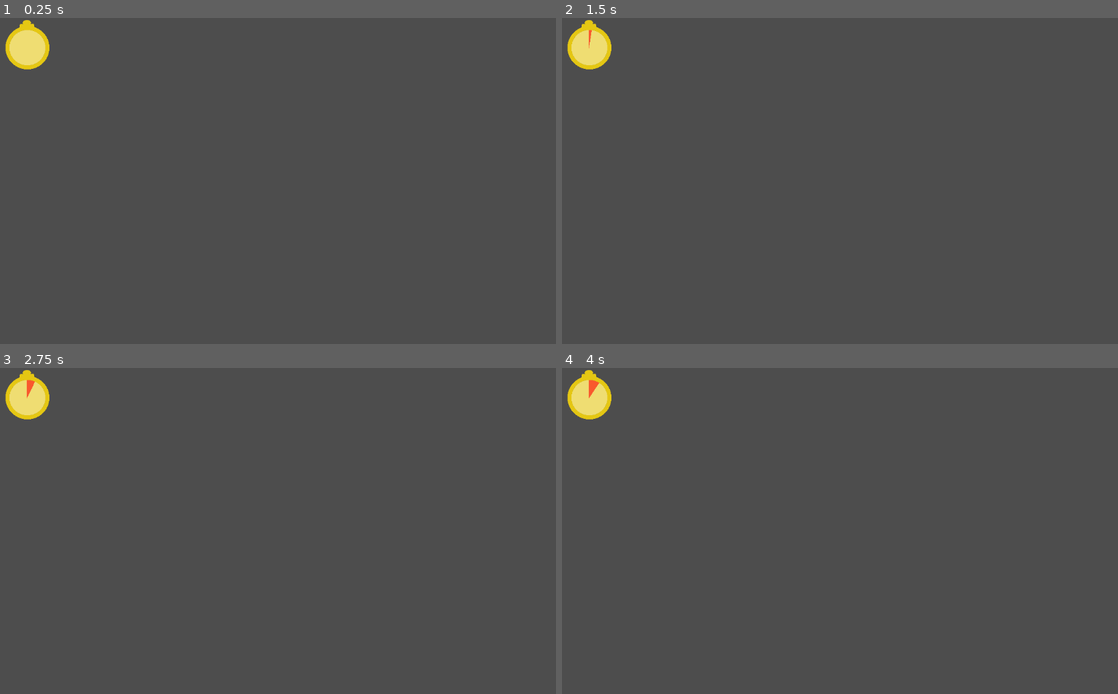
Above: before the commit, frames 1-4 (two rows, left to right).
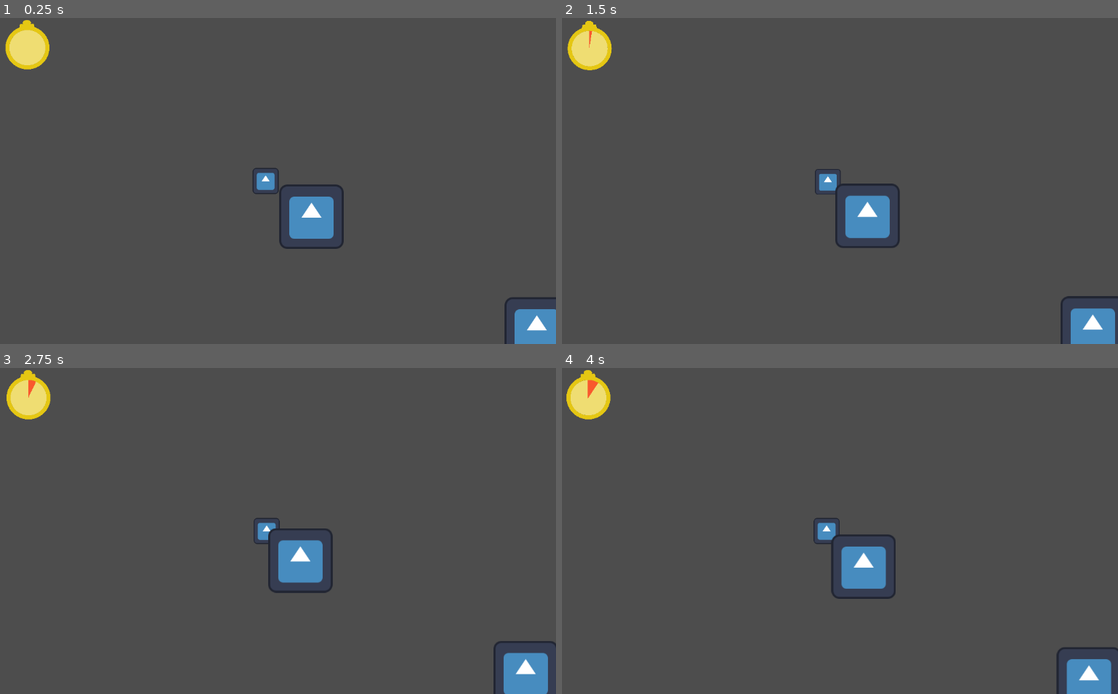
Above: after the commit, the same moments.

Repository: Rubiniuz/Jammer
Game: Godot game, scene res://levels/main.tscn
Same seed, same stepped clock (60 frames per second), same inputs: the game is played once before the commit and once after it. The project has no main scene, so this scene is started directly. The engine's default icon, where the game draws it, is replaced by a stand-in: a white triangle on a blue panel in a dark square.
Inputs:
- Up to frame 1 (0.25 s): no input
- Up to frame 2 (1.5 s): tap Enter (pickup, bound only after the commit) at 0.5, 1.35 s; hold Right (right, bound only after the commit) 0.53-1.28 s; hold Enter (pickup, bound only after the commit) 0.53-1.28 s; hold Down (down, bound only after the commit) from 1.28 s (still down)
- Up to frame 3 (2.75 s): release Down (down, bound only after the commit) at 2.03 s; hold Right (right, bound only after the commit) from 2.03 s (still down); hold Enter (pickup, bound only after the commit) from 2.03 s (still down)
- Up to frame 4 (4 s): release Right (right, bound only after the commit) at 2.78 s; release Enter (pickup, bound only after the commit) at 2.78 s; hold Up (up, bound only after the commit) 2.78-3.53 s; tap Enter (pickup, bound only after the commit) at 2.85 s; hold Left (left, bound only after the commit) from 3.53 s (still down); hold Enter (pickup, bound only after the commit) from 3.53 s (still down)

The runs differ from the first frame. In frame 1, 2.4% of the frame differs, in the area x 45-100%, y 46-100%; in frame 2, 2.7%; in frame 3, 2.9%, in the area x 0-100%, y 0-100%; in frame 4, 2.7%.

Commit message:
start scene

Diff:
--- /dev/null
+++ b/Characters/player.tscn
@@ -0,0 +1,35 @@
+[gd_scene load_steps=6 format=3 uid="uid://b31hpak8ve76w"]
+
+[ext_resource type="Script" path="res://Characters/player_movement.gd" id="1_371u7"]
+[ext_resource type="PackedScene" uid="uid://gtlpeqsa7tmm" path="res://scenes/bag_of_holding.tscn" id="2_t2u4w"]
+[ext_resource type="Texture2D" uid="uid://c3ayax6ju3v7q" path="res://icon.svg" id="3_2mm5m"]
+[ext_resource type="PackedScene" uid="uid://bdud3tr2noc70" path="res://scenes/timer_interface.tscn" id="4_4fuy8"]
+
+[sub_resource type="CircleShape2D" id="CircleShape2D_vx633"]
+radius = 25.1794
+
+[node name="Player" type="CharacterBody2D"]
+collision_layer = 0
+collision_mask = 0
+script = ExtResource("1_371u7")
+move_speed = 1000.0
+
+[node name="CollisionShape2D" type="CollisionShape2D" parent="."]
+shape = SubResource("CircleShape2D_vx633")
+
+[node name="BagOfHolding" parent="." instance=ExtResource("2_t2u4w")]
+unique_name_in_owner = true
+pickupRadius = 60.0
+
+[node name="Camera2D" type="Camera2D" parent="."]
+position_smoothing_enabled = true
+position_smoothing_speed = 7.0
+
+[node name="Sprite2D" type="Sprite2D" parent="."]
+scale = Vector2(0.4, 0.4)
+texture = ExtResource("3_2mm5m")
+
+[node name="AudioListener2D" type="AudioListener2D" parent="."]
+
+[node name="TimerInterface" parent="." instance=ExtResource("4_4fuy8")]
+unique_name_in_owner = true
--- a/Characters/player_movement.gd
+++ b/Characters/player_movement.gd
@@ -1,8 +1,14 @@
 extends CharacterBody2D
 
+# components
+@onready var bag_of_holding = %BagOfHolding
+
+# nodes
+
+# variables
 @export var move_speed : float = 100
 
-func _physics_process(_delta):
+func _physics_process(delta):
 	#get input direction
 	var input_direction = Vector2(
 		Input.get_action_strength("right") - Input.get_action_strength("left"),
@@ -10,7 +16,7 @@
 	)
 
 	#update velocity
-	velocity = input_direction * move_speed
+	velocity = input_direction * move_speed * delta
 
 	#move and slide function uses velocity of character body to move character on map
 	move_and_slide()
--- a/levels/main.tscn
+++ b/levels/main.tscn
@@ -1,3 +1,29 @@
-[gd_scene format=3 uid="uid://chux0e58wklf1"]
+[gd_scene load_steps=2 format=3 uid="uid://chux0e58wklf1"]
 
-[node name="Node2D" type="Node2D"]
+[ext_resource type="Texture2D" uid="uid://c3ayax6ju3v7q" path="res://icon.svg" id="2_ha8sg"]
+
+[node name="Main" type="Node2D"]
+
+[node name="Icon" type="Sprite2D" parent="."]
+position = Vector2(538, 295)
+texture = ExtResource("2_ha8sg")
+
+[node name="Icon" type="Sprite2D" parent="Icon"]
+position = Vector2(-447, -224)
+texture = ExtResource("2_ha8sg")
+
+[node name="Icon" type="Sprite2D" parent="Icon/Icon"]
+position = Vector2(971, 461)
+texture = ExtResource("2_ha8sg")
+
+[node name="Icon" type="Sprite2D" parent="Icon/Icon/Icon"]
+position = Vector2(-880, -16)
+texture = ExtResource("2_ha8sg")
+
+[node name="Icon2" type="Sprite2D" parent="Icon/Icon/Icon"]
+position = Vector2(-213, -419)
+texture = ExtResource("2_ha8sg")
+
+[node name="Icon" type="Sprite2D" parent="Icon/Icon/Icon/Icon2"]
+position = Vector2(14, 469)
+texture = ExtResource("2_ha8sg")
--- a/project.godot
+++ b/project.godot
@@ -18,6 +18,35 @@
 
 GameManager="*res://scenes/game_manager.tscn"
 
-[autoload]
+[input]
 
-GameManager="*res://scenes/game_manager.tscn"
+up={
+"deadzone": 0.5,
+"events": [Object(InputEventKey,"resource_local_to_scene":false,"resource_name":"","device":-1,"window_id":0,"alt_pressed":false,"shift_pressed":false,"ctrl_pressed":false,"meta_pressed":false,"pressed":false,"keycode":0,"physical_keycode":4194320,"key_label":0,"unicode":0,"echo":false,"script":null)
+, Object(InputEventKey,"resource_local_to_scene":false,"resource_name":"","device":-1,"window_id":0,"alt_pressed":false,"shift_pressed":false,"ctrl_pressed":false,"meta_pressed":false,"pressed":false,"keycode":0,"physical_keycode":87,"key_label":0,"unicode":119,"echo":false,"script":null)
+]
+}
+down={
+"deadzone": 0.5,
+"events": [Object(InputEventKey,"resource_local_to_scene":false,"resource_name":"","device":-1,"window_id":0,"alt_pressed":false,"shift_pressed":false,"ctrl_pressed":false,"meta_pressed":false,"pressed":false,"keycode":0,"physical_keycode":4194322,"key_label":0,"unicode":0,"echo":false,"script":null)
+, Object(InputEventKey,"resource_local_to_scene":false,"resource_name":"","device":-1,"window_id":0,"alt_pressed":false,"shift_pressed":false,"ctrl_pressed":false,"meta_pressed":false,"pressed":false,"keycode":0,"physical_keycode":83,"key_label":0,"unicode":115,"echo":false,"script":null)
+]
+}
+left={
+"deadzone": 0.5,
+"events": [Object(InputEventKey,"resource_local_to_scene":false,"resource_name":"","device":-1,"window_id":0,"alt_pressed":false,"shift_pressed":false,"ctrl_pressed":false,"meta_pressed":false,"pressed":false,"keycode":0,"physical_keycode":4194319,"key_label":0,"unicode":0,"echo":false,"script":null)
+, Object(InputEventKey,"resource_local_to_scene":false,"resource_name":"","device":-1,"window_id":0,"alt_pressed":false,"shift_pressed":false,"ctrl_pressed":false,"meta_pressed":false,"pressed":false,"keycode":0,"physical_keycode":65,"key_label":0,"unicode":97,"echo":false,"script":null)
+]
+}
+right={
+"deadzone": 0.5,
+"events": [Object(InputEventKey,"resource_local_to_scene":false,"resource_name":"","device":-1,"window_id":0,"alt_pressed":false,"shift_pressed":false,"ctrl_pressed":false,"meta_pressed":false,"pressed":false,"keycode":0,"physical_keycode":4194321,"key_label":0,"unicode":0,"echo":false,"script":null)
+, Object(InputEventKey,"resource_local_to_scene":false,"resource_name":"","device":-1,"window_id":0,"alt_pressed":false,"shift_pressed":false,"ctrl_pressed":false,"meta_pressed":false,"pressed":false,"keycode":0,"physical_keycode":68,"key_label":0,"unicode":100,"echo":false,"script":null)
+]
+}
+pickup={
+"deadzone": 0.5,
+"events": [Object(InputEventKey,"resource_local_to_scene":false,"resource_name":"","device":-1,"window_id":0,"alt_pressed":false,"shift_pressed":false,"ctrl_pressed":false,"meta_pressed":false,"pressed":false,"keycode":0,"physical_keycode":4194309,"key_label":0,"unicode":0,"echo":false,"script":null)
+, Object(InputEventKey,"resource_local_to_scene":false,"resource_name":"","device":-1,"window_id":0,"alt_pressed":false,"shift_pressed":false,"ctrl_pressed":false,"meta_pressed":false,"pressed":false,"keycode":0,"physical_keycode":69,"key_label":0,"unicode":101,"echo":false,"script":null)
+]
+}
--- a/scenes/bag_of_holding.tscn
+++ b/scenes/bag_of_holding.tscn
@@ -3,6 +3,7 @@
 [ext_resource type="Script" path="res://scripts/BagOfHolding.gd" id="1_lbt14"]
 
 [sub_resource type="CircleShape2D" id="CircleShape2D_uiv25"]
+radius = 36.0139
 
 [node name="BagOfHolding" type="Area2D"]
 collision_layer = 0
--- a/scenes/game_manager.tscn
+++ b/scenes/game_manager.tscn
@@ -1,7 +1,7 @@
 [gd_scene load_steps=3 format=3 uid="uid://beglxb6rt7clb"]
 
 [ext_resource type="Script" path="res://scripts/game_manager.gd" id="1_sqmmj"]
-[ext_resource type="PackedScene" uid="uid://bdud3tr2noc70" path="res://scenes/timer_interface.tscn" id="2_k3uxx"]
+[ext_resource type="PackedScene" uid="uid://b31hpak8ve76w" path="res://Characters/player.tscn" id="2_g6d44"]
 
 [node name="GameManager" type="Node"]
 script = ExtResource("1_sqmmj")
@@ -11,9 +11,9 @@
 wait_time = 60.0
 one_shot = true
 
-[node name="TimerInterface" parent="." instance=ExtResource("2_k3uxx")]
+[node name="AudioStreamPlayer2D" type="AudioStreamPlayer2D" parent="."]
+
+[node name="Player" parent="." instance=ExtResource("2_g6d44")]
 unique_name_in_owner = true
 
-[node name="AudioStreamPlayer2D" type="AudioStreamPlayer2D" parent="."]
-
 [connection signal="timeout" from="Timer" to="." method="enterGame"]
--- a/scenes/resource.tscn
+++ b/scenes/resource.tscn
@@ -6,6 +6,7 @@
 [sub_resource type="CircleShape2D" id="CircleShape2D_ykhbq"]
 
 [node name="Resource" type="Area2D"]
+collision_layer = 5
 script = ExtResource("1_y4m3p")
 
 [node name="ItemPickup" parent="." node_paths=PackedStringArray("item") instance=ExtResource("2_u3c5q")]
--- a/scripts/BagOfHolding.gd
+++ b/scripts/BagOfHolding.gd
@@ -1,13 +1,19 @@
 extends Area2D
 class_name BagOfHolding
+
+@onready var collision_shape_2d = $CollisionShape2D
 
 @export var holdableValue : int = 5
 @export var heldResources : Array[resource] = []
 @export var currentValue : int = 0
+@export var pickupRadius : float = 36
 
 var inRange : Array[resource] = []
 
-func _physics_process(delta): # always 60fps check
+func _ready():
+	collision_shape_2d.shape.radius = pickupRadius
+
+func _physics_process(_delta): # always 60fps check
 	# check input if so pickup first item in array
 	if(Input.is_action_pressed("pickup")): # E
 		_try_add_item()
--- a/scripts/game_manager.gd
+++ b/scripts/game_manager.gd
@@ -3,7 +3,7 @@
 
 # Editor references
 @onready var timer: Timer = %Timer
-@onready var timer_interface: Control = %TimerInterface
+@onready var timer_interface: Control = %Player.get_node("%TimerInterface")
 @onready var timer_status: TextureProgressBar = timer_interface.get_node("%TimerStatus")
 
 # File references
@@ -11,7 +11,7 @@
 @export var gameScene : PackedScene = null
 
 # Variables
-@export var gatherTime : int = 60.0
+@export var gatherTime : int = 60
 
 # Components
 #@export var inventory : Inventory = null
